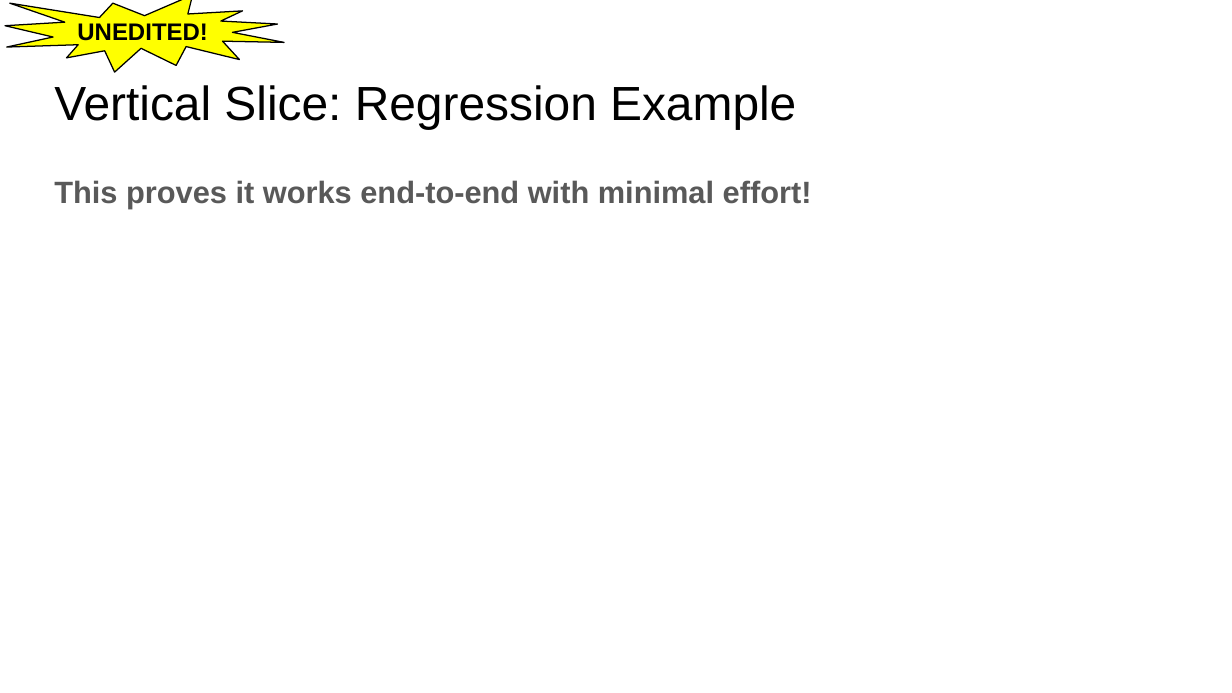
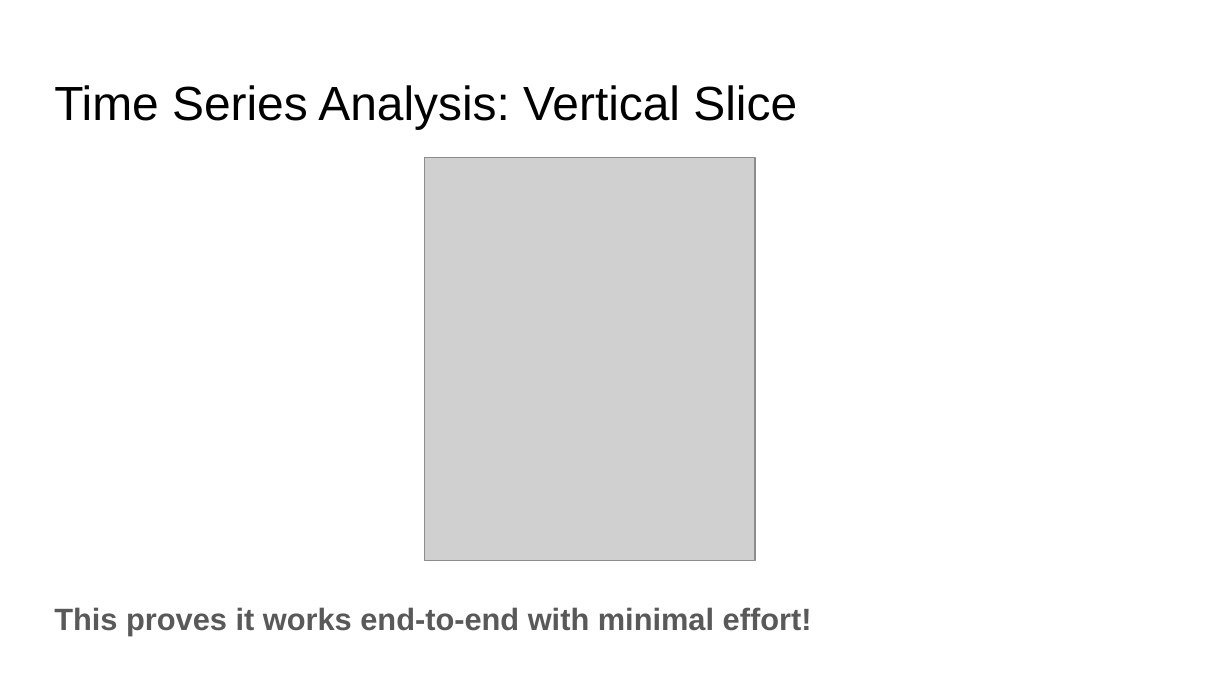
Before and after one commit to dsi-rse/careers-workshop-ai-development, a slide deck: slide 25 of lecture_2/slides/lecture_2.pptx (slide 18 before the commit). Drawn at 1232x693 pixels with LibreOffice and Linux fonts; fonts in the diff are those of the drawing; grey boxes stand for pictures. Boxes give left, top, right and bottom in pixels: in the first picture for what was removed or moved away, otherwise in the second. Text is boxed around its words. In the diff, an @@ line names an element or a change of style, - is before the commit and + after.

```diff
--- a/lecture_2/slides/lecture_2.pptx
+++ b/lecture_2/slides/lecture_2.pptx
@@ irregular seal removed at <box>5,0,285,73</box> @@
-UNEDITED!
@@ title at <box>54,85,797,129</box>: text changed @@
-Vertical Slice: Regression Example
+Time Series Analysis: Vertical Slice
@@ picture added at <box>425,158,755,561</box> @@
@@ text "This proves it works end-to-end ...": place and size @@
-text "This proves it works end-to-end ..." at <box>54,180,812,209</box>
+text "This proves it works end-to-end ..." at <box>54,607,812,635</box>
```
Also in this commit, not shown: 22 other slides changed, 22 slides added, 8 slides removed, 5 other files.
